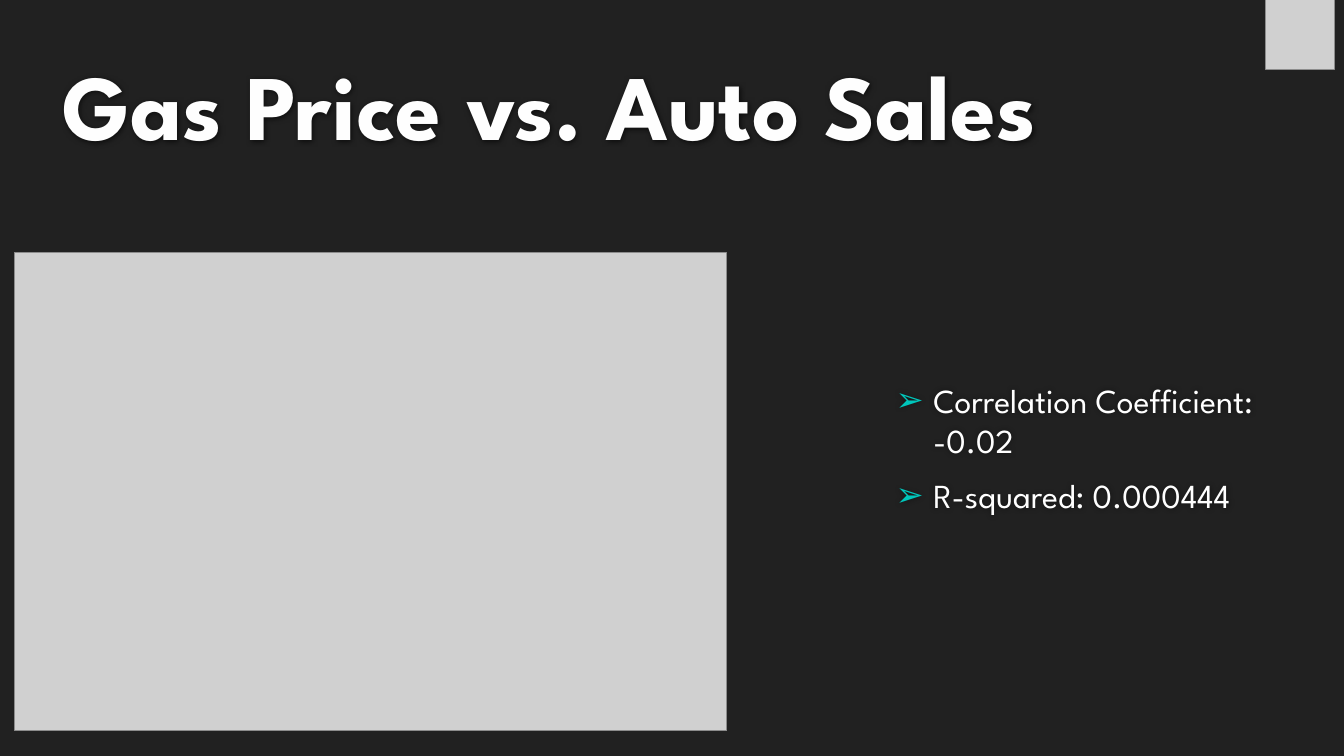
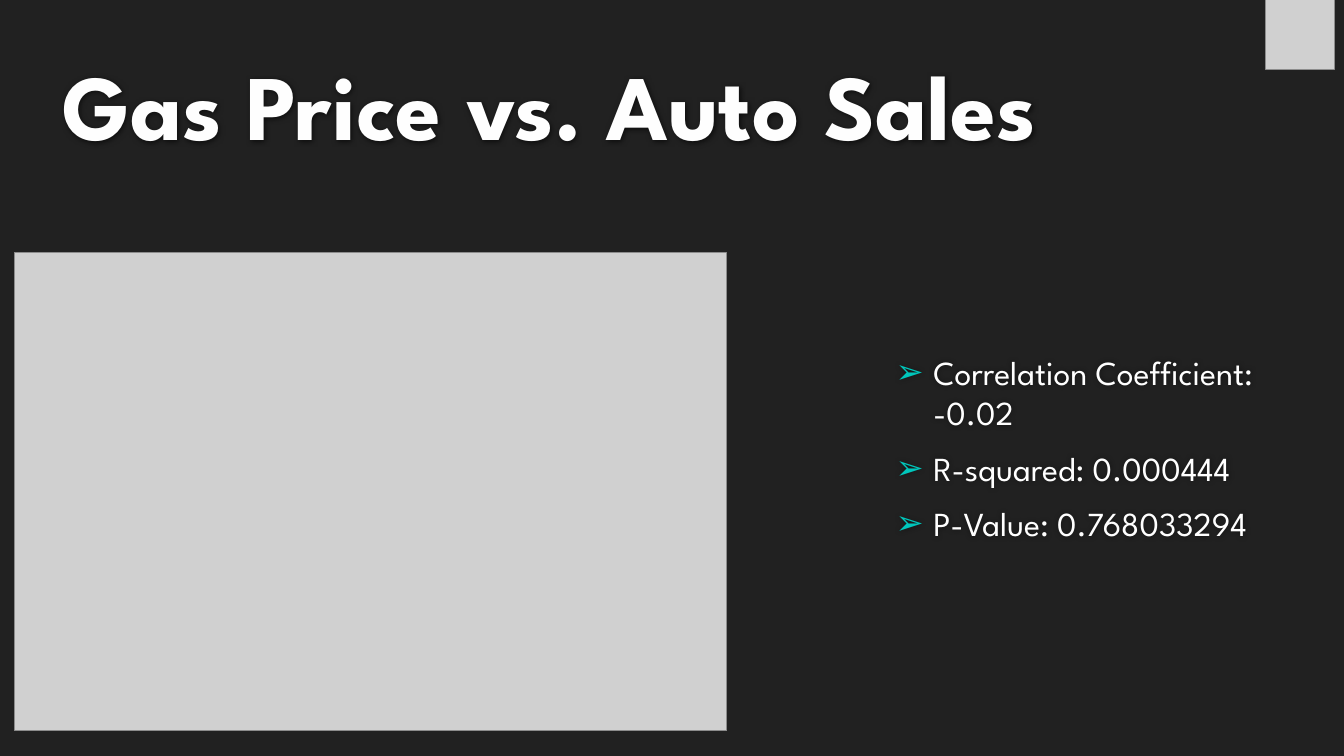
Before and after one commit to michelleherman13/auto-sales, a slide deck: slide 9 of Presentation/Auto_sales_Michelle.pptx. Drawn at 1344x756 pixels with LibreOffice and Linux fonts; fonts in the diff are those of the drawing; grey boxes stand for pictures; background and template pictures are left out. Boxes give left, top, right and bottom in pixels: in the first picture for what was removed or moved away, otherwise in the second. Text is boxed around its words. In the diff, an @@ line names an element or a change of style, - is before the commit and + after.

Commit message:
add p value to slides

```diff
--- a/Presentation/Auto_sales_Michelle.pptx
+++ b/Presentation/Auto_sales_Michelle.pptx
@@ text at [933, 513, 1247, 537]: paragraph added @@
+➢ P-Value: 0.768033294
```
Also in this commit, not shown: 4 other slides changed.
